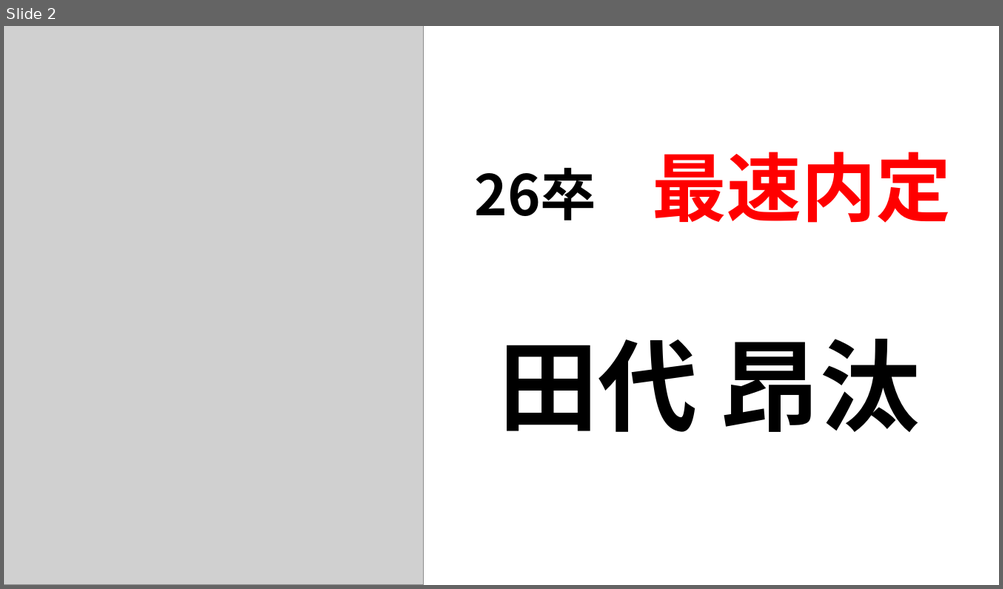
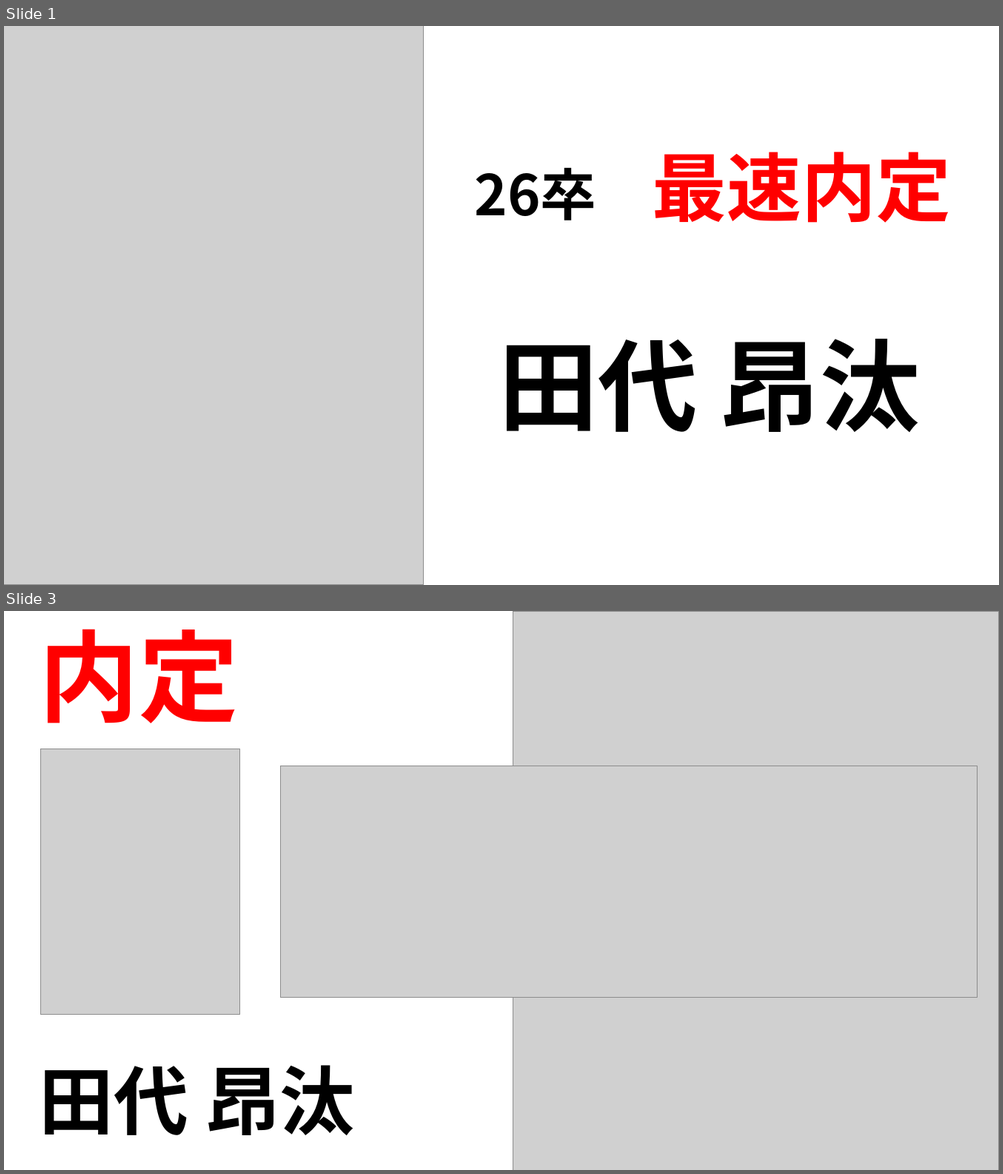
Before and after one commit to OharaTaroFic/GameExam, a slide deck: 内定者スライド.pptx. Shown one above the other, each under a label of ours: slide 2 before the commit, slides 1 and 3 after it; the slides between them are not shown. The pictures are 1003x589 and 1003x1174 pixels, drawn with LibreOffice and Linux fonts; fonts in the diff are those of the drawing; grey boxes stand for pictures. Boxes give left, top, right and bottom in pixels: in the first picture for what was removed or moved away, otherwise in the second. Text is boxed around its words. In the diff, an @@ line names an element or a change of style, - is before the commit and + after.

```diff
--- a/内定者スライド.pptx
+++ b/内定者スライド.pptx
@@ slide 3 added at bbox=[4, 611, 999, 1170], background #FFFFFF @@
@@ text added at bbox=[40, 629, 239, 723], 96 pt, text #FF0000, bold @@
+内定
@@ picture added at bbox=[513, 611, 999, 1170] @@
@@ picture added at bbox=[40, 749, 240, 1014] @@
@@ picture added at bbox=[280, 766, 977, 998] @@
@@ text added at bbox=[40, 1065, 355, 1136], 72 pt, text #000000, bold @@
+田代 昂汰
@@ what was slide 2 is now slide 1 @@
```
Also in this commit, not shown: 1 slide changed, 1 slide removed.
